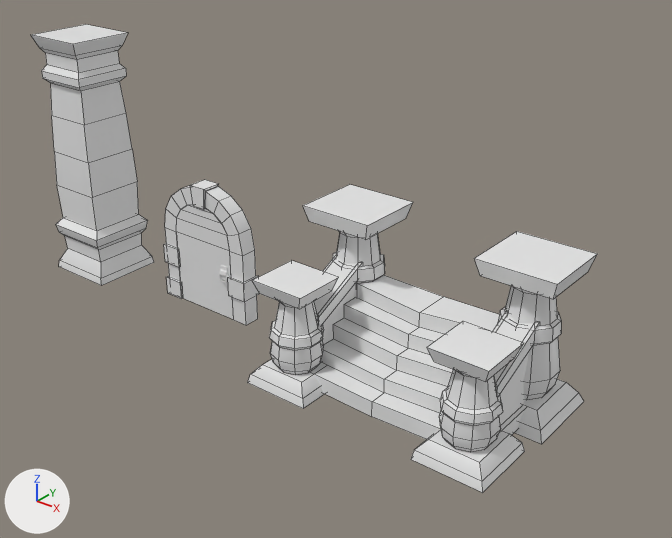
An edit to the FBX model Assets/_Developers/Igor/Objects/Stairs-Pillar-Door.fbx, drawn before and after from the same camera.
The view is the same before and after, from a 50 mm camera at (25.46, -18.22, 14.15) aimed at (10.49, 0.48, 2.56). Every picture has the same lights, and +X, +Y and +Z are marked at lower left. Mesh edges are drawn as thin lines on the coarser meshes.

In view in the first picture: 'Arc', 'ArcStones', 'Door', 'Pillar', 'Stairs'.
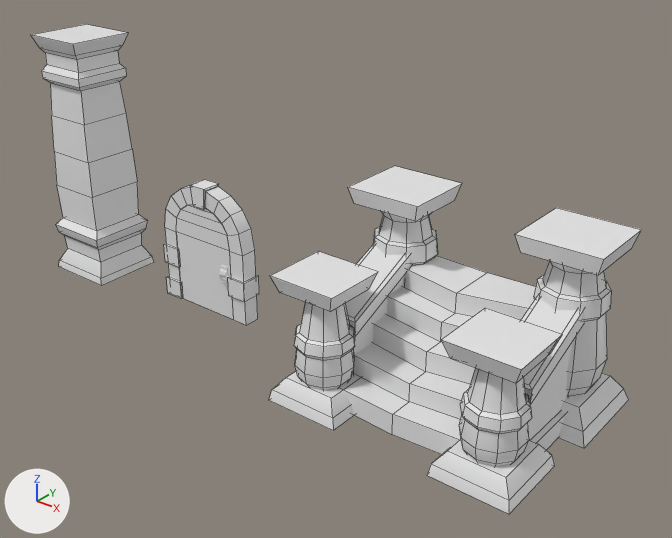
Where the newer file only moved an object's origin or applied its transform, the numbers keep the older frame.

Pixel boxes [x1, y1, x2, y2] of what changed, in the pictures (672 x 538 px; the box of a moved part takes in the faces that stretch with it):
'Stairs', reshaped, moved, rescaled (7% wider, 13% taller)
    before: [248, 184, 597, 493]
    after: [269, 166, 641, 514]
part 1 of me_cube_002, moved or reshaped
    before: [310, 275, 499, 439]
    after: [339, 256, 535, 455]
part 2 of me_cube_002, moved or reshaped
    before: [515, 379, 584, 444]
    after: [527, 373, 629, 448]
part 3 of me_cube_002, moved or reshaped
    before: [474, 231, 597, 299]
    after: [515, 208, 641, 275]
part 4 of me_cube_002, moved or reshaped
    before: [439, 369, 503, 452]
    after: [459, 368, 532, 467]
part 5 of me_cube_002, moved or reshaped
    before: [411, 430, 525, 493]
    after: [427, 440, 555, 514]
part 6 of me_cube_002, moved or reshaped
    before: [427, 321, 524, 382]
    after: [441, 308, 563, 383]
part 7 of me_cube_002, moved or reshaped
    before: [303, 184, 413, 239]
    after: [348, 166, 462, 221]
part 8 of me_cube_002, moved or reshaped
    before: [269, 301, 324, 375]
    after: [294, 303, 355, 390]
part 9 of me_cube_002, moved or reshaped
    before: [248, 359, 324, 409]
    after: [269, 372, 354, 431]
part 10 of me_cube_002, moved or reshaped
    before: [252, 260, 338, 309]
    after: [270, 251, 378, 312]
part 11 of me_cube_002, moved or reshaped
    before: [493, 311, 539, 435]
    after: [521, 296, 583, 450]
part 12 of me_cube_002, moved or reshaped
    before: [314, 255, 363, 363]
    after: [345, 244, 412, 355]
part 13 of me_cube_002, moved or reshaped
    before: [498, 286, 561, 400]
    after: [534, 261, 611, 397]
part 14 of me_cube_002, moved or reshaped
    before: [332, 231, 385, 298]
    after: [373, 212, 438, 265]

Diff of the bpy script that builds the scene:
```diff
--- a/Assets/_Developers/Igor/Objects/Stairs-Pillar-Door.fbx.py
+++ b/Assets/_Developers/Igor/Objects/Stairs-Pillar-Door.fbx.py
@@ me_cube_002 @@
 # used by ob_stairs; location = (17.49, 2.4, 0.0)
-me_cube_002.from_pydata(...)  # 511 vertices, 388 faces; spans x -7.93..0.01, y -4.96..0.03, z -0.04..4.42
+me_cube_002.from_pydata(...)  # 511 vertices, 388 faces; spans x -6.36..-0.44, y -4.73..-0.14, z -0.01..3.84
+# me_cube_002 part 1: the loose piece of 33 vertices spanning x -6.32..-1.59, y -4.23..-0.95, z 0.05..2.3 is scaled about its middle by (0.676, 1, 1), then moved by (0.48, 0.06, -0.02)
+# me_cube_002 part 2: the loose piece of 12 vertices spanning x -2.42..0.01, y -2.41..0.03, z -0.03..0.61 is scaled about its middle by (0.852, 0.852, 0.948), then moved by (-0.27, 0.01, 0.01)
+# me_cube_002 part 3: the loose piece of 8 vertices spanning x -2.32..-0.07, y -2.35..-0.2, z 3.94..4.42 is scaled about its middle by 0.768, then moved by (-0.27, 0.0, -0.53)
+# me_cube_002 part 4: the loose piece of 90 vertices spanning x -1.92..-0.47, y -4.75..-3.22, z 0.51..2.74 is scaled about its middle by (0.828, 0.828, 0.924), then moved by (-0.27, 0.06, -0.14)
+# me_cube_002 part 5: the loose piece of 12 vertices spanning x -2.22..-0.18, y -4.96..-2.92, z -0.04..0.52 is scaled about its middle by (0.828, 0.828, 0.921), then moved by (-0.27, 0.06, 0.01)
+# me_cube_002 part 6: the loose piece of 8 vertices spanning x -2.03..-0.36, y -4.78..-3.19, z 2.73..3.14 is scaled about its middle by 0.907, then moved by (-0.27, 0.06, -0.3)
+# me_cube_002 part 7: the loose piece of 8 vertices spanning x -7.84..-5.59, y -2.35..-0.2, z 3.94..4.42 is scaled about its middle by 0.768, then moved by (1.38, 0.0, -0.53)
+# me_cube_002 part 8: the loose piece of 90 vertices spanning x -7.44..-5.99, y -4.75..-3.22, z 0.51..2.74 is scaled about its middle by (0.828, 0.828, 0.924), then moved by (1.38, 0.06, -0.14)
+# me_cube_002 part 9: the loose piece of 12 vertices spanning x -7.73..-5.69, y -4.96..-2.92, z -0.04..0.52 is scaled about its middle by (0.828, 0.828, 0.921), then moved by (1.38, 0.06, 0.01)
+# me_cube_002 part 10: the loose piece of 8 vertices spanning x -7.55..-5.88, y -4.78..-3.19, z 2.73..3.14 is scaled about its middle by 0.907, then moved by (1.38, 0.06, -0.3)
+# me_cube_002 part 11: the loose piece of 28 vertices spanning x -1.7..-0.7, y -3.64..-1.62, z 0.06..2.9 is scaled about its middle by (1, 1, 0.921), then moved by (-0.27, 0.06, -0.18)
+# me_cube_002 part 12: the loose piece of 28 vertices spanning x -7.21..-6.21, y -3.64..-1.62, z 0.06..2.9 is scaled about its middle by (1, 1, 0.921), then moved by (1.38, 0.06, -0.18)
+# me_cube_002 part 13: 81 of 511 vertices moved; they spanned x -2.05..-0.34, y -2.15..-0.52, z 0.63..3.95 and now span x -2.22..-0.71, y -2.01..-0.57, z 0.6..3.52; mean shift (-0.27, 0.05, -0.11); largest move (-0.44, -1.49, 3.95) -> (-0.8, -1.43, 3.52)
+# me_cube_002 part 14: 81 of 511 vertices moved; they spanned x -7.57..-5.86, y -2.15..-0.52, z 0.63..3.95 and now span x -6.09..-4.58, y -2.01..-0.57, z 0.6..3.52; mean shift (1.38, 0.05, -0.11); largest move (-7.47, -1.49, 3.95) -> (-6.0, -1.43, 3.52)
 me_cube_002.materials.append(mat_escada_pilar_porta)
@@ ob_stairs @@
 ob_stairs = bpy.data.objects.new('Stairs', me_cube_002)
-ob_stairs.location = (17.49, 2.4, 0.0)
+ob_stairs.location = (19.02, 3.36, 0.03)
+ob_stairs.scale = (1.32, 1.32, 1.32)
```
